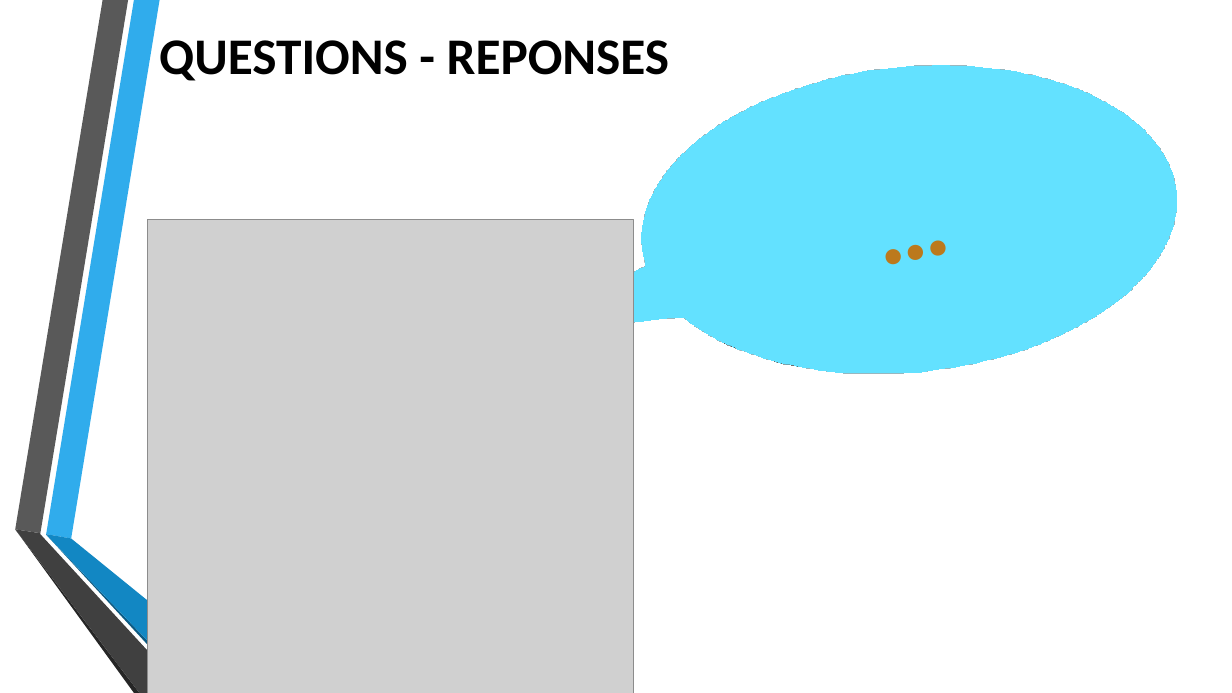
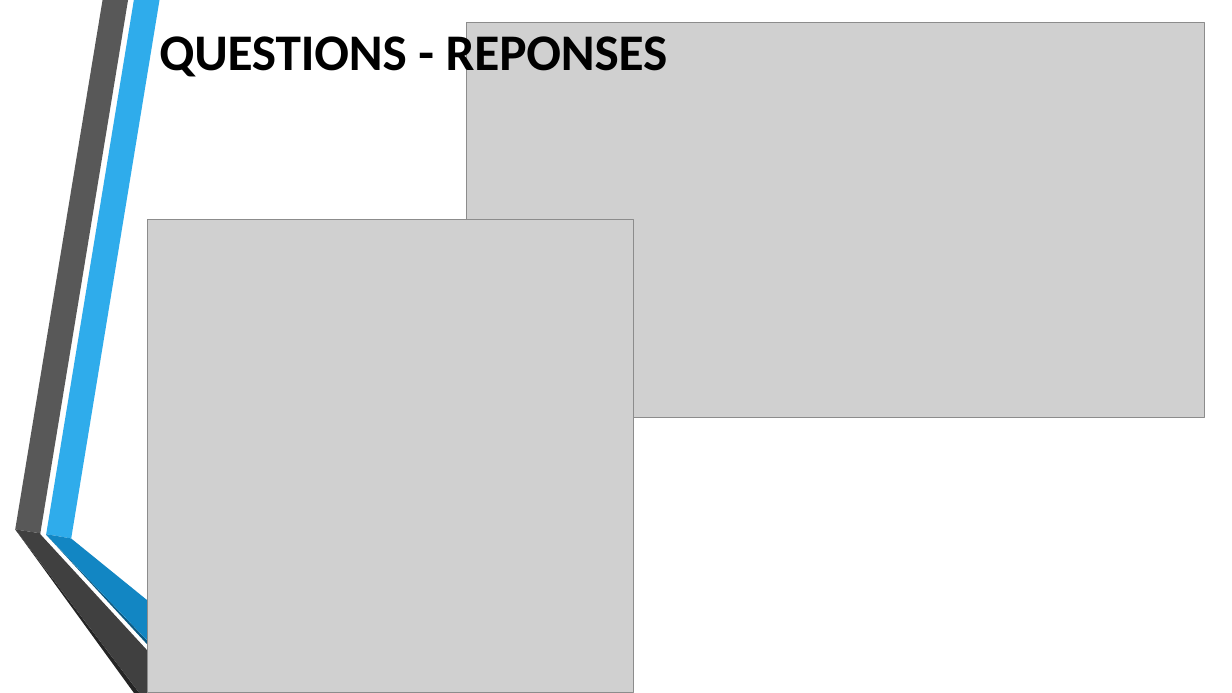
Before and after one commit to wdavid93/OpenClassRoom, a slide deck: slide 20 of Projet_7/Livrable/Implementez_un_modele_de_scoring.pptx. Drawn at 1232x693 pixels with LibreOffice and Linux fonts; fonts in the diff are those of the drawing; grey boxes stand for pictures; background and template pictures are left out. Boxes give left, top, right and bottom in pixels: in the first picture for what was removed or moved away, otherwise in the second. Text is boxed around its words. In the diff, an @@ line names an element or a change of style, - is before the commit and + after.

```diff
--- a/Projet_7/Livrable/Implementez_un_modele_de_scoring.pptx
+++ b/Projet_7/Livrable/Implementez_un_modele_de_scoring.pptx
@@ freeform shape at (x1=46, y1=0, x2=160, y2=539): fill #30ACEC to #2FACEB; outline redrawn @@
@@ title "QUESTIONS - REPONSES" moved from (x1=159, y1=40, x2=670, y2=81) to (x1=159, y1=28, x2=668, y2=83) @@
@@ title "QUESTIONS - REPONSES" at (x1=159, y1=28, x2=668, y2=83): letter spacing 0 to -0.1 pt; indent changed; vertical alignment middle to top @@
@@ picture added at (x1=467, y1=23, x2=1204, y2=418) @@
@@ speech bubble removed at (x1=633, y1=61, x2=1185, y2=378) @@
-…
@@ freeform shape at (x1=16, y1=530, x2=187, y2=693): outline redrawn @@
@@ freeform shape at (x1=16, y1=530, x2=140, y2=693): fill #262626 to #252525; outline redrawn @@
@@ freeform shape at (x1=46, y1=535, x2=198, y2=693): outline redrawn @@
@@ freeform shape at (x1=46, y1=534, x2=262, y2=693): fill #1287C3 to #1286C3; outline redrawn @@
```
Also in this commit, not shown: 19 other slides changed, 58 other files.
